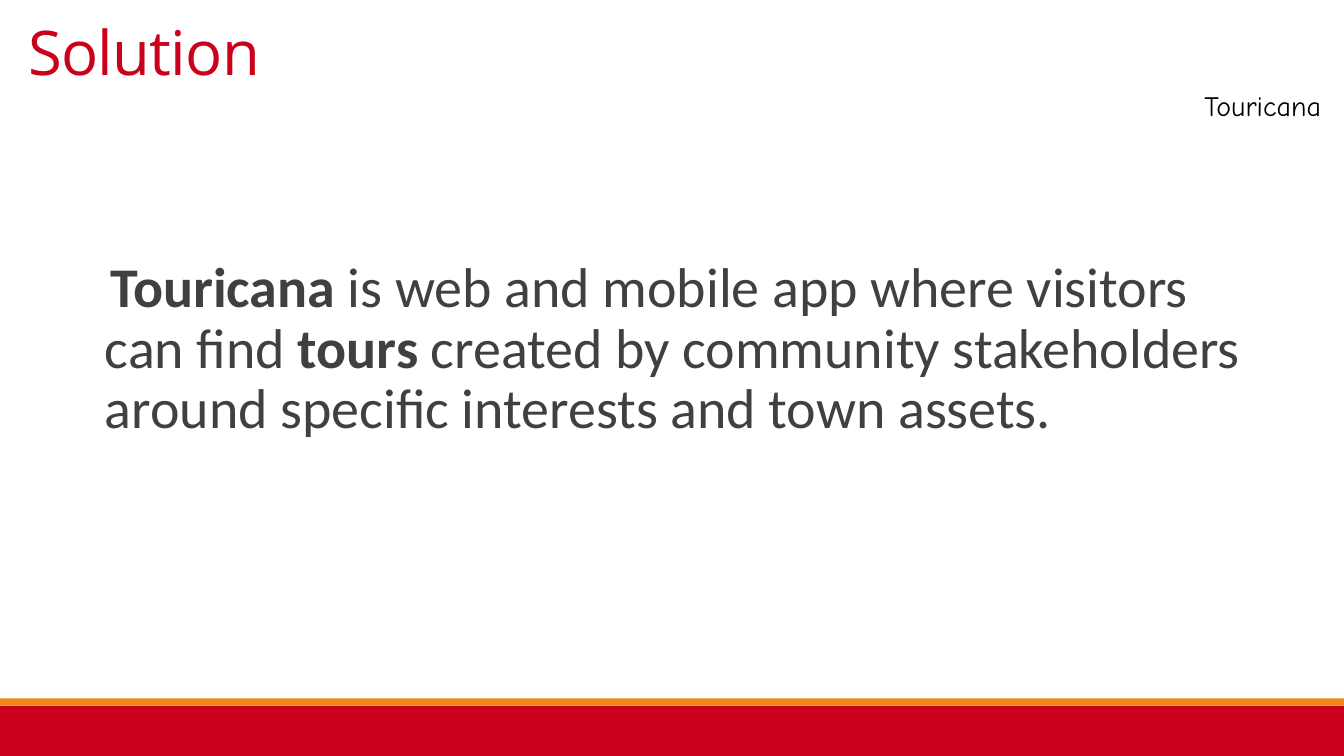
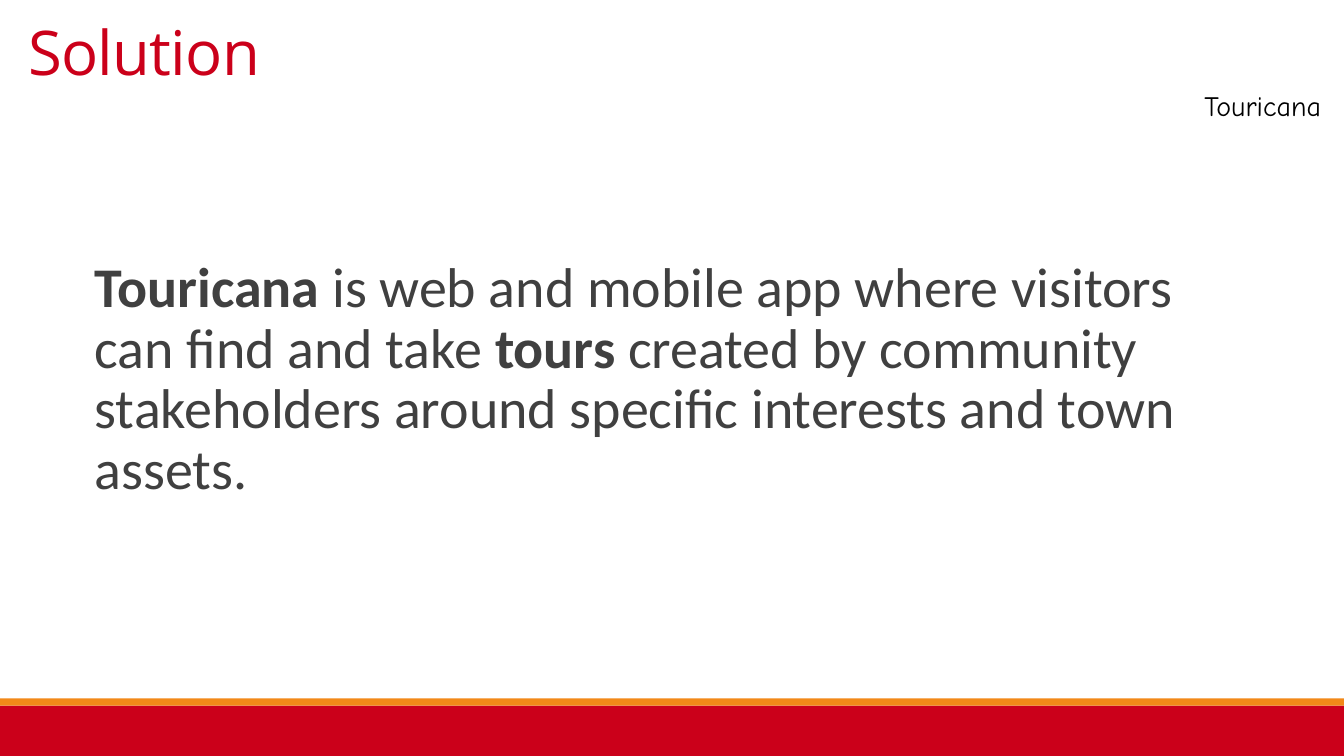
Before and after one commit to mc-funk/RedHotHack2015TripApp, a slide deck: slide 6 of Touricana RHH Presentation FINAL.pptx. Drawn at 1344x756 pixels with LibreOffice and Linux fonts; fonts in the diff are those of the drawing; background and template pictures are left out. Boxes give left, top, right and bottom in pixels: in the first picture for what was removed or moved away, otherwise in the second. Text is boxed around its words. In the diff, an @@ line names an element or a change of style, - is before the commit and + after.

Commit message:
Update Presentation

```diff
--- a/Touricana RHH Presentation FINAL.pptx
+++ b/Touricana RHH Presentation FINAL.pptx
@@ text at (95,267,1175,490): text changed @@
-  Touricana is web and mobile app where visitors can find tours created by community stakeholders around specific interests and town assets.
+Touricana is web and mobile app where visitors can find and take tours created by community stakeholders around specific interests and town assets.
```
Also in this commit, not shown: 11 other slides changed, 1 slide added, 1 slide removed.
